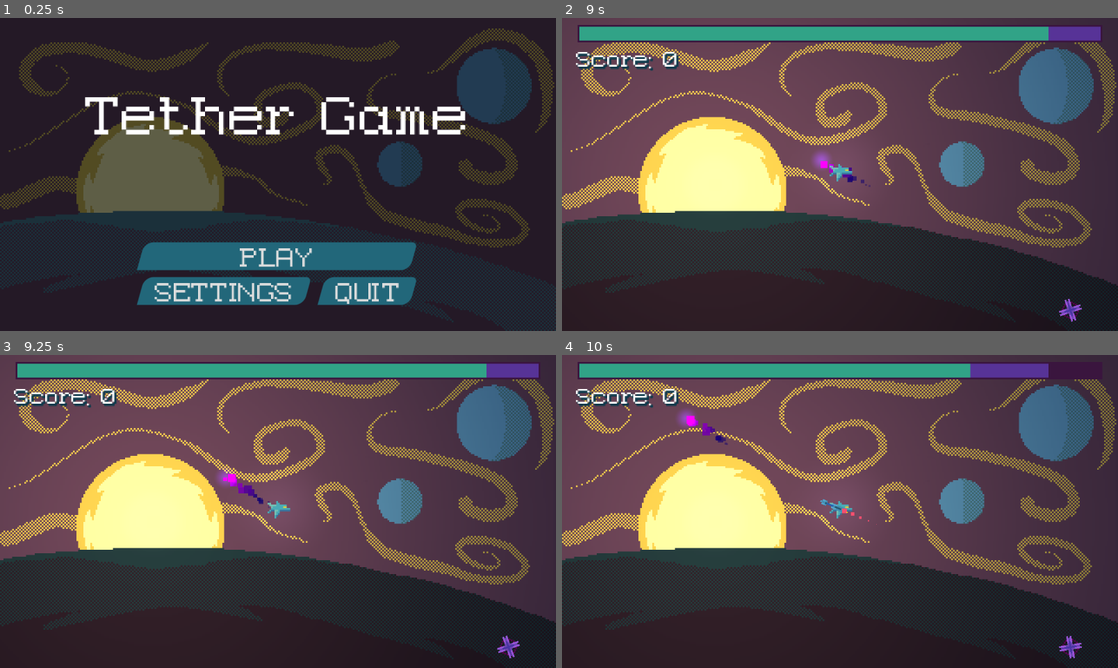
Above: before the commit, frames 1-4 (two rows, left to right).
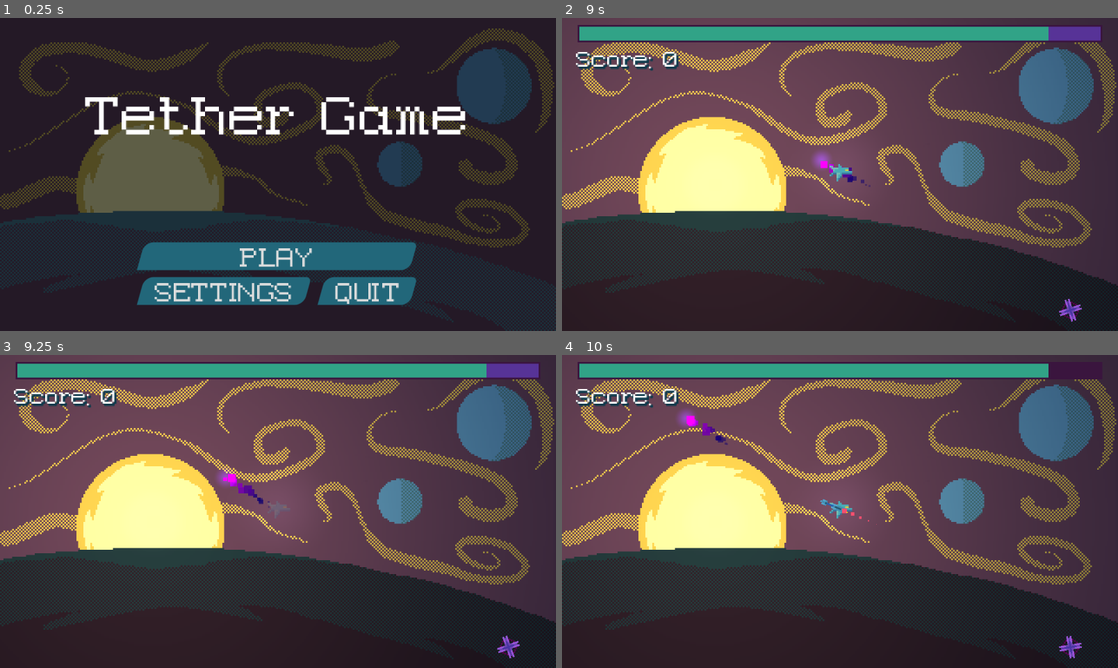
Above: after the commit, the same moments.

Repository: MonkMir/tether-game
Game: Godot game, scene res://main.tscn
The game is run twice, just before and just after one commit, with the same random seed, the same clock (stepped at 60 frames per second) and the same inputs.
Inputs (mouse positions are in pixels of both pictures, inside the frame that each line leads up to):
- Up to frame 1 (0.25 s): no input
- Up to frame 2 (9 s): click "PLAY" at 0.5 s; tap Enter (ui_accept) at 1.25, 1.52, 2, 2.27, 2.75, 3.5, 3.77, 4.25, 4.52, 5.27, 6.77, 7.52, 8.27 s; move the mouse to (962, 158) at 1.27 s; press the mouse at (962, 158) at 1.28 s; move the mouse to (728, 190) at 2.02 s; release the mouse at (728, 190) at 2.03 s; click (728, 190) at 2.1 s; move the mouse to (895, 105) at 2.77 s; press the mouse at (895, 105) at 2.78 s; move the mouse to (812, 237) at 3.52 s; release the mouse at (812, 237) at 3.53 s; click (812, 237) at 3.6 s; move the mouse to (1006, 221) at 4.27 s; press the mouse at (1006, 221) at 4.28 s; move the mouse to (673, 127) at 5.02 s; release the mouse at (673, 127) at 5.03 s; click (673, 127) at 5.1 s; move the mouse to (867, 174) at 5.77 s; press the mouse at (867, 174) at 5.78 s; move the mouse to (756, 96) at 6.52 s; release the mouse at (756, 96) at 6.53 s; click (756, 96) at 6.6 s; move the mouse to (962, 158) at 7.27 s; press the mouse at (962, 158) at 7.28 s; move the mouse to (728, 190) at 8.02 s; release the mouse at (728, 190) at 8.03 s; click (728, 190) at 8.1 s; move the mouse to (895, 105) at 8.77 s; press the mouse at (895, 105) at 8.78 s
- Up to frame 3 (9.25 s): no input
- Up to frame 4 (10 s): move the mouse to (812, 574) at 9.52 s; release the mouse at (812, 574) at 9.53 s; click (812, 574) at 9.6 s; tap Enter (ui_accept) at 9.77 s

Frames 1-2 are identical in both runs. In frame 3, 0.1% of the frame differs, in the area x 48-53%, y 46-53%; in frame 4, 0.7%, in the area x 73-88%, y 2-8%.

Commit message:
Add i-frames on player when hit

Diff:
--- a/player/player.gd
+++ b/player/player.gd
@@ -22,6 +22,9 @@
 @export_group("Thruster Visuals")
 @export var _flame_max_intensity: float = 24.0
 @export var flame_fade_speed: float = 5.0
+
+@export_group("Flags")
+@export var is_invincible := false
 
 # CORE STATE ENGINE
 var state := State.IDLE:
@@ -40,16 +43,18 @@
 @onready var health_bar := $HealthBarCanvas/HealthBar
 @onready var camera := get_viewport().get_camera_2d()
 @onready var sprite := %PlayerSprite
+@onready var player_sprites = $PlayerSprites
 @onready var sprite_reverse := %PlayerSpriteReverse
 @onready var thruster_glow := %ThrusterGlow
 @onready var thruster_glow_reverse := %ThrusterGlowReverse
+@onready var i_frame_timer := %"I-FrameTimer"
+
 @onready var charge_particles := %ChargeParticles
 @onready var fail_particles := %FailParticles
 @onready var tether_particles := %TetherParticles
 
 # PLAYER AND MOVEMENT DATA
 var health: int = 100
-var damage_calc: int = 20
 var _velocity := Vector2.ZERO
 var _last_direction_x: float = 0.0
 
@@ -66,6 +71,7 @@
 @onready var _default_damping_max: float = %ChargeParticles.damping_max
 var _early_damping_value: int = 150
 var _charge_timer: Timer = null
+var _blink_tween: Tween = null
 
 
 func _ready():
@@ -134,15 +140,35 @@
 
 	# GAME OVER LOGIC
 	if health <= 0:
-		self.queue_free()
-		GameState.is_game_over = true
-
+		_im_gonna_kill_myself()
+
+
+# PLAYER DAMAGE MECHANICS
 
 func receive_damage(damage):
+	if is_invincible:
+		return
+
+	is_invincible = true
+	i_frame_timer.start()
+
 	health -= damage
 	health_bar.health = health
 	GameState.combo_counter /= 2
 
+	_blink_tween = create_tween().set_loops()
+	_blink_tween.tween_property(player_sprites, "modulate:a", 0.2, 0.01)
+	_blink_tween.tween_interval(0.09)
+	_blink_tween.tween_property(player_sprites, "modulate:a", 1.0, 0.01)
+	_blink_tween.tween_interval(0.09)
+
+
+func _im_gonna_kill_myself():
+	self.queue_free()
+	GameState.is_game_over = true
+
+
+# TETHER MEHCANICS
 
 func _deploy_tether():
 	var enemies = get_tree().get_nodes_in_group("enemies")
@@ -161,6 +187,7 @@
 			_targeted_enemy.enemy_name,
 		)
 
+
 func swap_and_tether(
 		enemy_position: Vector2,
 		 enemy_rotation: float,
@@ -185,12 +212,6 @@
 	var new_tether = tether.instantiate()
 	new_tether.tether_origin_node = self
 	level.add_child(new_tether)
-
-
-func get_static_camera_rect() -> Rect2:
-	var camera_size = get_viewport_rect().size / camera.zoom
-	var camera_corner_top_left := Vector2(camera.global_position - (camera_size / 2))
-	return Rect2(camera_corner_top_left, camera_size)
 
 
 func sever_tether_externally():
@@ -224,11 +245,27 @@
 		thruster_glow_reverse.show()
 
 
+# MISC
+func get_static_camera_rect() -> Rect2:
+	var camera_size = get_viewport_rect().size / camera.zoom
+	var camera_corner_top_left := Vector2(camera.global_position - (camera_size / 2))
+	return Rect2(camera_corner_top_left, camera_size)
+
+
 # SIGNAL CALLBACKS
 func _on_charge_timer_timeout():
 	if state != State.CHARGING:
 		return
 	var flash_tween = create_tween()
-	$PlayerSprites.modulate = Color(10, 10, 10, 1)
-	flash_tween.tween_property($PlayerSprites, "modulate", Color.WHITE, 0.3)
+	player_sprites.modulate = Color(10, 10, 10, 1)
+	flash_tween.tween_property(player_sprites, "modulate", Color.WHITE, 0.3)
 	state = State.CHARGED
+
+
+func _on_i_frame_timer_timeout():
+	is_invincible = false
+
+	if _blink_tween and _blink_tween.is_valid():
+		_blink_tween.kill()
+
+	player_sprites.modulate.a = 1.0
--- a/player/player.tscn
+++ b/player/player.tscn
@@ -186,7 +186,13 @@
 initial_velocity_max = 100.0
 color_ramp = SubResource("Gradient_ebec5")
 
+[node name="I-FrameTimer" type="Timer" parent="." unique_id=1798002410]
+unique_name_in_owner = true
+wait_time = 1.5
+one_shot = true
+
 [connection signal="area_entered" from="TetherRangeArea" to="." method="_on_tether_range_area_entered"]
 [connection signal="area_exited" from="TetherRangeArea" to="." method="_on_tether_range_area_exited"]
 [connection signal="area_entered" from="Hurtbox" to="." method="_on_hurtbox_area_entered"]
 [connection signal="finished" from="TetherParticles/ChargeParticles" to="." method="_on_charge_particles_finished"]
+[connection signal="timeout" from="I-FrameTimer" to="." method="_on_i_frame_timer_timeout"]
